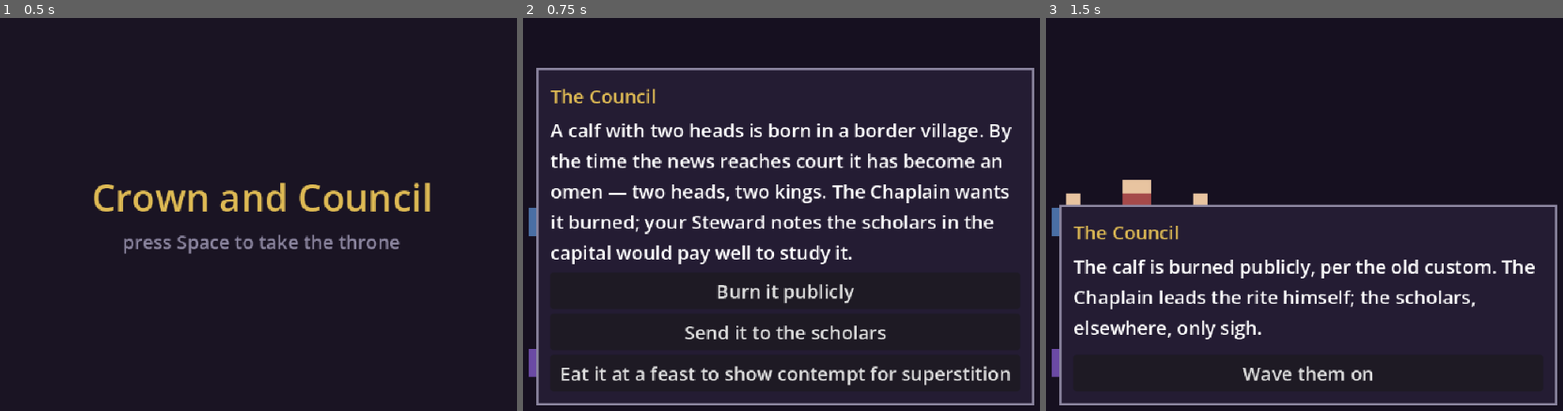
Above: before the commit, frames 1-3 (left to right).
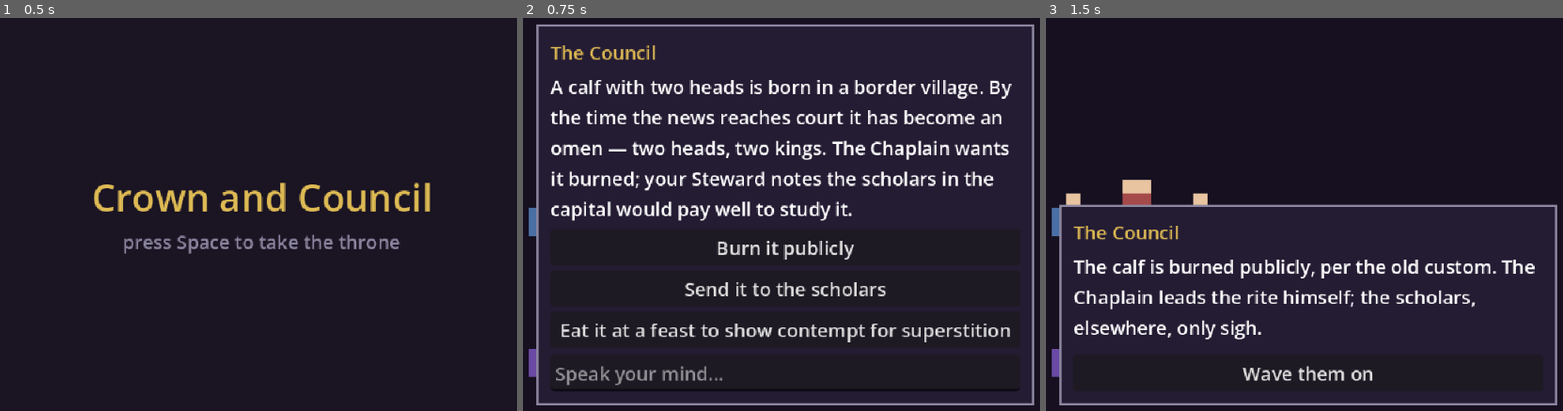
Above: after the commit, the same moments.

Repository: samuelzhang1201/game_design
Game: Godot game, scene res://scenes/game_root.tscn
The game is run twice, just before and just after one commit, with the same random seed, the same clock (stepped at 60 frames per second) and the same inputs.
Inputs (mouse positions are in pixels of both pictures, inside the frame that each line leads up to):
- Up to frame 1 (0.5 s): no input
- Up to frame 2 (0.75 s): tap Space at 0.5 s; move the mouse to (952, 190) at 0.52 s; hold Shift from 0.53 s (still down); click (952, 190) at 0.67 s
- Up to frame 3 (1.5 s): tap Enter (ui_accept) at 0.77 s; release Shift at 1.25 s; click "Burn it publicly" at 1.25 s

Frame 1 is identical in both runs. In frame 2, 20% of the frame differs, in the area x 2-99%, y 1-94%; in frame 3, nothing differs.

Commit message:
fix: restore EVENT_CHOICE via free text and guard stale event-voice callback
F1: the free-text box was hidden on event beats, making
Game.submit_free_text's EVENT_CHOICE branch unreachable in real play.
Event beats now show free text alongside the choice buttons while
unresolved; a reply that parses to EVENT_CHOICE for a real pending
choice resolves the event through the same _resolve_event helper the
button path uses (outcome line, cleared buttons, advance re-enabled,
free text hidden). A reply that rejects or parses to a normal action
leaves the event pending, matching existing minister-beat behavior.

F2: Game.voice_event_scene's callback rendered scene-setting narration
into _text_label even after the player had already resolved the event
via button or free text, since choice buttons render while that call
is still in flight. The callback now no-ops once _resolved_event is
true.

Co-Authored-By: Claude Fable 5 <noreply@anthropic.com>
Claude-Session: https://claude.ai/code/session_018r9884tT7xdRwHXuYPSJgU

Diff:
--- a/scripts/ui/conversation_scene.gd
+++ b/scripts/ui/conversation_scene.gd
@@ -85,6 +85,9 @@
 func dialogue_text() -> String:
 	return _text_label.text
 
+func free_text_field() -> LineEdit:
+	return _free_text
+
 func _advance() -> void:
 	_index += 1
 	if _index >= _beats.size():
@@ -107,6 +110,13 @@
 			_continue_btn.visible = false
 			_text_label.text = "..."
 			Game.voice_event_scene(b["event"], func(res: Dictionary):
+				# F2 (final-review fix wave): choice buttons render immediately
+				# while this call is in flight. With real latency the player can
+				# resolve the event (via button or free text) before this
+				# callback returns; without this guard the late scene-setting
+				# narration would overwrite the outcome line already shown.
+				if _resolved_event:
+					return
 				_text_label.text = String(res["text"]))
 			for ch in b["event"]["choices"]:
 				_add_reply(String(ch["label"]), _on_event_choice.bind(String(ch["choice_id"])))
@@ -120,7 +130,12 @@
 		"summary":
 			_continue_btn.visible = true
 			_text_label.text = ConversationBeats.summary_text(_report, Game.state, Game.data)
-	_free_text.visible = String(b["kind"]) == "minister"
+	# F1 (final-review fix wave): event beats must accept free text too - it's
+	# the only path back to EVENT_CHOICE via typed orders (Game.submit_free_text's
+	# EVENT_CHOICE branch was otherwise unreachable). Shown alongside the choice
+	# buttons while the event is unresolved; _resolve_event hides it again once
+	# either path (button or free text) resolves the event.
+	_free_text.visible = String(b["kind"]) in ["minister", "event"]
 
 func _add_reply(label: String, handler: Callable) -> void:
 	var btn := Button.new()
@@ -166,13 +181,21 @@
 	var out: Dictionary = Game.apply_event_choice(choice_id)
 	if out.is_empty():
 		return
+	_resolve_event(String(out["event_id"]), String(out["choice_id"]))
+
+## Shared by the choice-button path (_on_event_choice) and the free-text path
+## (_on_free_text, F1 final-review fix wave) so both resolve an event
+## identically: clear the choice buttons, mark resolved (also guards the
+## in-flight voice callback - see F2 above), re-enable Continue, hide the
+## free-text box, and speak the same per-choice outcome line.
+func _resolve_event(event_id: String, choice_id: String) -> void:
 	for child in _replies_box.get_children():
 		child.queue_free()
 	_resolved_event = true
 	_continue_btn.visible = true
+	_free_text.visible = false
 	_text_label.text = TemplateVoicer.line_for(Game.data,
-		"event_%s_%s" % [String(out["event_id"]), String(out["choice_id"])], [],
-		Game.state.tick)
+		"event_%s_%s" % [event_id, choice_id], [], Game.state.tick)
 
 func _on_free_text(text: String) -> void:
 	if text.strip_edges() == "":
@@ -184,6 +207,17 @@
 		if not res["ok"]:
 			_text_label.text = "The council doesn't follow. (%s)" % String(res["error"])
 			return
+		# F1: a free-text reply that parses to EVENT_CHOICE and actually
+		# resolves the pending event must resolve it exactly as the button
+		# path does (Game.submit_free_text already ran apply_event_choice -
+		# see game.gd's EVENT_CHOICE branch). A parse that rejects (no such
+		# choice awaits) or resolves to a normal action instead falls through
+		# to the existing spoken-outcome loop below, leaving the event
+		# pending and the free-text box visible.
+		for outcome in res["executed"]:
+			if String(outcome["action_code"]) == "EVENT_CHOICE":
+				_resolve_event(String(outcome["event_id"]), String(outcome["choice_id"]))
+				return
 		var spoken := ""
 		for outcome in res["executed"]:
 			spoken += TemplateVoicer.line_for(Game.data,
--- a/tests/ui/test_conversation_scene.gd
+++ b/tests/ui/test_conversation_scene.gd
@@ -138,3 +138,92 @@
 	await wait_frames(3)
 	assert_eq(c.dialogue_text(), "A rider brings word of omens.",
 		"the canned text must surface verbatim, not degrade to the template fallback")
+
+## F1 (final-review fix wave): Game.submit_free_text's EVENT_CHOICE branch was
+## unreachable in real play because the free-text box was hidden on event
+## beats. Proves the box is shown while the event is unresolved, and that a
+## free-text reply parsing to EVENT_CHOICE for a real choice of the pending
+## event resolves it exactly as clicking the matching choice button does:
+## outcome line shown, buttons cleared, advance enabled, pending_event clear.
+func test_event_beat_free_text_resolves_via_event_choice() -> void:
+	Game.start_campaign(42)
+	var report := Game.next_tick()
+	if not Game.state.pending_event.is_empty():
+		Game.apply_event_choice(String(Game.state.pending_event["choices"][0]["choice_id"]))
+	Game.engine.events._fire("ev_01", Game.state)
+	var fake := preload("res://tests/llm/test_voicer_fallback.gd").FakeClient.new()
+	fake.canned_ok = true
+	fake.canned_text = JSON.stringify({"actions":
+		[{"action_code": "EVENT_CHOICE", "params": {"choice_id": "accept"}, "target": ""}],
+		"court_reaction": {}})
+	add_child_autofree(fake)
+	Game.use_client_for_tests(fake)
+	var beats := [{"kind": "event", "portrait_id": "round_table",
+		"speaker": "The Council", "event": Game.state.pending_event.duplicate(true)}]
+	var c := _scene_with(beats, report)
+	await wait_frames(3)
+	assert_true(c.free_text_field().visible,
+		"free text must be reachable on an unresolved event beat")
+	c.free_text_field().text_submitted.emit("I shall accept them with thanks")
+	await wait_frames(3)
+	assert_true(Game.state.pending_event.is_empty(), "event resolves via free text")
+	assert_string_contains(c.dialogue_text(), "thanks")  # event_ev_01_accept template line
+	assert_false(c.free_text_field().visible, "free text hides once the event resolves")
+	assert_true(c.continue_button().visible, "advance re-enabled once resolved")
+	assert_eq(c.reply_buttons().size(), 0, "choice buttons cleared once resolved")
+
+## F1 "must NOT resolve" half of the ruling: a free-text reply during an event
+## beat that parses to a rejected EVENT_CHOICE (no such choice awaits) leaves
+## the event pending and the free-text box reachable - same shape as the
+## existing minister-beat free-text behavior (result line shown, no state
+## mutation beyond that).
+func test_event_beat_free_text_invalid_choice_leaves_event_pending() -> void:
+	Game.start_campaign(42)
+	var report := Game.next_tick()
+	if not Game.state.pending_event.is_empty():
+		Game.apply_event_choice(String(Game.state.pending_event["choices"][0]["choice_id"]))
+	Game.engine.events._fire("ev_01", Game.state)
+	var fake := preload("res://tests/llm/test_voicer_fallback.gd").FakeClient.new()
+	fake.canned_ok = true
+	fake.canned_text = JSON.stringify({"actions":
+		[{"action_code": "EVENT_CHOICE", "params": {"choice_id": "not_a_real_choice"}, "target": ""}],
+		"court_reaction": {}})
+	add_child_autofree(fake)
+	Game.use_client_for_tests(fake)
+	var beats := [{"kind": "event", "portrait_id": "round_table",
+		"speaker": "The Council", "event": Game.state.pending_event.duplicate(true)}]
+	var c := _scene_with(beats, report)
+	await wait_frames(3)
+	c.free_text_field().text_submitted.emit("do something not offered")
+	await wait_frames(3)
+	assert_false(Game.state.pending_event.is_empty(), "event still awaits a valid choice")
+	assert_true(c.free_text_field().visible, "free text stays reachable while the event is pending")
+	assert_false(c.continue_button().visible, "advance stays gated while the event is pending")
+
+## F2 (final-review fix wave): choice buttons render while the event's voice
+## call is still in flight. If the player resolves the event before that call
+## returns, the late callback must not overwrite the outcome line already
+## shown with stale scene-setting narration.
+func test_event_voice_callback_ignored_after_event_resolved() -> void:
+	Game.start_campaign(42)
+	var report := Game.next_tick()
+	if not Game.state.pending_event.is_empty():
+		Game.apply_event_choice(String(Game.state.pending_event["choices"][0]["choice_id"]))
+	Game.engine.events._fire("ev_02", Game.state)  # mini-voice: client call stays in flight
+	var fake := preload("res://tests/llm/test_voicer_fallback.gd").FakeClient.new()
+	fake.canned_ok = true
+	fake.canned_text = "A rider brings word of omens."
+	add_child_autofree(fake)
+	Game.use_client_for_tests(fake)
+	var beats := [{"kind": "event", "portrait_id": "round_table",
+		"speaker": "The Council", "event": Game.state.pending_event.duplicate(true)}]
+	var c := _scene_with(beats, report)
+	# Resolve synchronously, before the FakeClient's deferred `completed` signal
+	# (scheduled by voice_event_scene above) has a chance to fire.
+	c.reply_buttons()[0].pressed.emit()
+	var resolved_text := c.dialogue_text()
+	assert_ne(resolved_text, "...", "the event must already show its outcome line")
+	await wait_frames(3)  # let the stale voice callback fire
+	assert_eq(c.dialogue_text(), resolved_text,
+		"the stale voice callback must not overwrite the already-shown outcome")
+	assert_false("omens" in c.dialogue_text())
